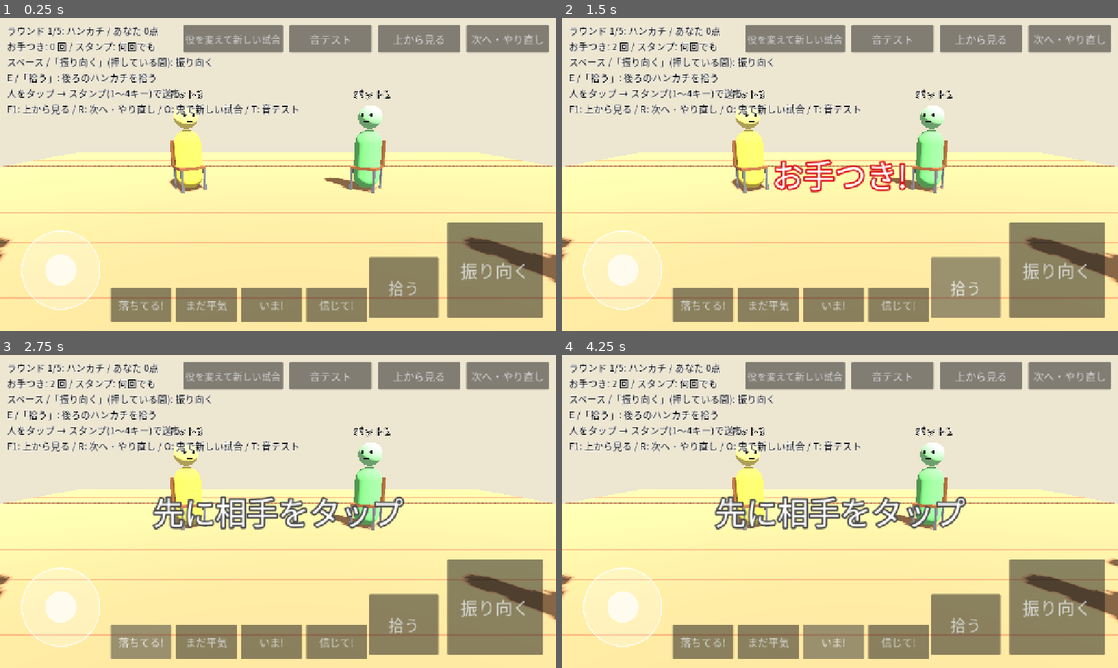
Above: before the commit, frames 1-4 (two rows, left to right).
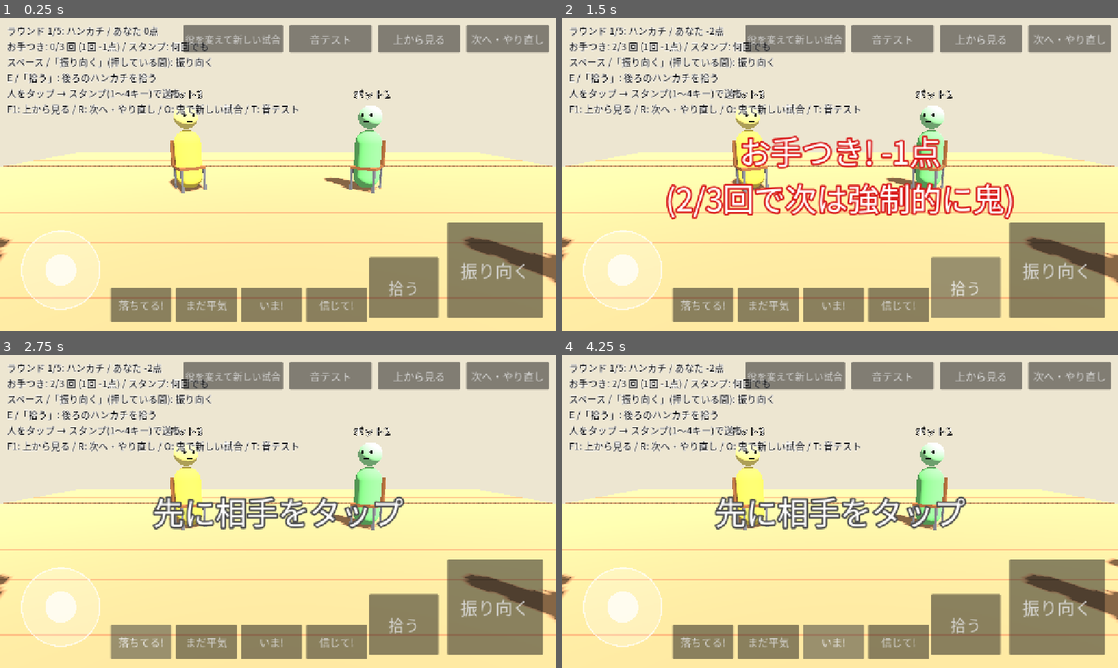
Above: after the commit, the same moments.

Repository: LisaYuumi/ushiro-micha-dame
Game: Godot game, scene res://scenes/main.tscn
Same seed, same stepped clock (60 frames per second), same inputs: the game is played once before the commit and once after it.
Inputs:
- Up to frame 1 (0.25 s): no input
- Up to frame 2 (1.5 s): click "振り向く" at 0.5 s; click "拾う" at 1.25 s
- Up to frame 3 (2.75 s): click "落ちてる!" at 2 s
- Up to frame 4 (4.25 s): click "まだ平気" at 2.75 s; click "いま!" at 3.5 s

The runs differ from the first frame. In frame 1, 0.4% of the frame differs, in the area x 10-38%, y 7-11%; in frame 2, 8.1%, in the area x 10-82%, y 2-65%; in frame 3, 0.5%; in frame 4, 0.5%.

Commit message:
お手つき costs points; three of them make you the next oni
- Each お手つき: -1 point (SCORE_OTETSUKI, easy to make harsher)
- OTETSUKI_LIMIT (3) お手つき in a match force you to be the next oni;
  the count resets once you are; the would-be oni takes your seat
- HUD shows the penalty and the count

Co-Authored-By: Claude Opus 5.5 <noreply@anthropic.com>
Claude-Session: https://claude.ai/code/session_018gGhz8RHTqLMKymXrJnaB4

Diff:
--- a/scripts/core/game_config.gd
+++ b/scripts/core/game_config.gd
@@ -119,6 +119,10 @@
 const SCORE_ONI_SAT := 3
 const SCORE_CHASER_TOUCHED := 3
 const SCORE_MISSED := -2
+## お手つき1回の点数。もっと痛くしたいときは -2 などに
+const SCORE_OTETSUKI := -1
+## この回数お手つきすると、次のラウンドは強制的に鬼(鬼になったら回数は 0 に戻る)
+const OTETSUKI_LIMIT := 3
 
 # --- 落とし物の重さ(重さ 0 = ハンカチ、1 = 教卓) ---
 ## 置く音の大きさ(dB)と、聞こえる距離。重いほど大きく遠くまで
--- a/scripts/core/game_state.gd
+++ b/scripts/core/game_state.gd
@@ -32,7 +32,7 @@
 	var color: Color = Color.WHITE
 	## 振り向いているか(全員から見える)
 	var looking_back: bool = false
-	## お手つきの回数(このステップでは数えるだけ。点数はまだ)
+	## お手つきの回数(試合のあいだ数える。OTETSUKI_LIMIT 回で次のラウンドは強制的に鬼)
 	var otetsuki_count: int = 0
 	## 走る向き(追いかけるとき。長さ 0〜1)
 	var move_dir: Vector3 = Vector3.ZERO
@@ -105,6 +105,8 @@
 var round_index: int = 0
 var scores: Dictionary = {}
 var match_over: bool = false
+## 直前のラウンド切りかえで、お手つきが多くて強制的に鬼になった人(いなければ -1)
+var forced_oni_id: int = -1
 var _round_start_lineup: Array = []
 var _round_start_oni: int = -1
 
@@ -218,7 +220,29 @@
 		"missed":
 			# 気づかなかった人が鬼になり、鬼がその席に入る
 			seat_ids[drop_target_seat] = oni_id
+	# お手つきが多すぎる人は、次のラウンドは強制的に鬼
+	var forced := _too_many_otetsuki()
+	forced_oni_id = forced
+	if forced >= 0:
+		if forced != next_oni:
+			var idx := seat_ids.find(forced)
+			if idx >= 0:
+				# 本来鬼になるはずだった人は、強制的に鬼になる人の席に座る
+				seat_ids[idx] = next_oni
+				next_oni = forced
+		get_actor(forced).otetsuki_count = 0
 	return [seat_ids, next_oni]
+
+
+## お手つきが OTETSUKI_LIMIT 回以上の人(いちばん多い人。いなければ -1)
+func _too_many_otetsuki() -> int:
+	var best := -1
+	var best_count := GameConfig.OTETSUKI_LIMIT - 1
+	for a in actors:
+		if a.otetsuki_count > best_count:
+			best_count = a.otetsuki_count
+			best = a.id
+	return best
 
 
 ## seat_ids[i] の人を席 i に座らせ、oni を鬼にしてラウンドを始める
@@ -329,7 +353,13 @@
 		events.append({"type": "found", "actor": actor_id})
 	else:
 		a.otetsuki_count += 1
-		events.append({"type": "otetsuki", "actor": actor_id})
+		scores[a.id] = scores.get(a.id, 0) + GameConfig.SCORE_OTETSUKI
+		events.append({
+			"type": "otetsuki",
+			"actor": actor_id,
+			"count": a.otetsuki_count,
+			"points": GameConfig.SCORE_OTETSUKI,
+		})
 
 
 ## 後ろのハンカチを拾って立ち上がる。
--- a/scripts/main.gd
+++ b/scripts/main.gd
@@ -121,7 +121,11 @@
 	elif state.phase == GameState.Phase.RESULT:
 		if state.next_round():
 			_refresh_round()
-			hud.show_message("ラウンド %d: %s" % [state.round_index + 1, state.item_name()], Color(0.3, 0.3, 0.3), 1.5)
+			var msg := "ラウンド %d: %s" % [state.round_index + 1, state.item_name()]
+			if state.forced_oni_id >= 0:
+				msg += "\nお手つき%d回で %s が鬼!" % [GameConfig.OTETSUKI_LIMIT,
+						"あなた" if state.forced_oni_id == state.local_player_id else _name(state.forced_oni_id)]
+			hud.show_message(msg, Color(0.3, 0.3, 0.3), 2.0)
 		else:
 			_show_match_result()
 	else:
@@ -193,7 +197,9 @@
 				hud.show_message("4周したので\n次の席で自動で落とす", Color(0.3, 0.3, 0.3), 1.5)
 		"otetsuki":
 			if e["actor"] == me:
-				hud.show_message("お手つき!", Color(0.85, 0.1, 0.1), GameConfig.MESSAGE_TIME)
+				hud.show_message("お手つき! %d点\n(%d/%d回で次は強制的に鬼)" % [e["points"], e["count"], GameConfig.OTETSUKI_LIMIT],
+						Color(0.85, 0.1, 0.1), GameConfig.MESSAGE_TIME)
+				_update_help()
 		"found":
 			if e["actor"] == me:
 				hud.show_message("ハンカチがある!\n「拾う」(E)", Color(0.1, 0.5, 0.9), GameConfig.MESSAGE_TIME)
@@ -258,7 +264,7 @@
 		lines.append("あなたは鬼")
 	var me := state.get_local_player()
 	var left := "何回でも" if me.stamps_left < 0 else "残り %d" % me.stamps_left
-	lines.append("お手つき: %d 回 / スタンプ: %s" % [me.otetsuki_count, left])
+	lines.append("お手つき: %d/%d 回 (1回 %d点) / スタンプ: %s" % [me.otetsuki_count, GameConfig.OTETSUKI_LIMIT, GameConfig.SCORE_OTETSUKI, left])
 	if _stamp_target >= 0:
 		lines.append("スタンプを送る相手: %s" % _name(_stamp_target))
 	if view.is_top_camera():
--- a/tests/smoke_test.gd
+++ b/tests/smoke_test.gd
@@ -44,6 +44,7 @@
 	_test_banana_can_be_dodged()
 	_test_bots_throw_bananas()
 	_test_who_can_see_behind_whom()
+	_test_otetsuki_penalty_and_forced_oni()
 
 	_main = load("res://scenes/main.tscn").instantiate()
 	root.add_child(_main)
@@ -776,6 +777,33 @@
 		_check(seen == n - 3, "見えるのは向かいの %d 人" % (n - 3))
 
 
+func _test_otetsuki_penalty_and_forced_oni() -> void:
+	var s := GameState.new()
+	s.start_match(81)
+	var me := s.get_local_player()
+	var before: int = s.scores[me.id]
+	s.set_looking_back(me.id, true)
+	_check(s.scores[me.id] == before + GameConfig.SCORE_OTETSUKI, "お手つきで %d 点" % GameConfig.SCORE_OTETSUKI)
+	for i in GameConfig.OTETSUKI_LIMIT - 1:
+		s.set_looking_back(me.id, false)
+		s.set_looking_back(me.id, true)
+	s.set_looking_back(me.id, false)
+	_check(me.otetsuki_count == GameConfig.OTETSUKI_LIMIT, "お手つきが %d 回" % GameConfig.OTETSUKI_LIMIT)
+	_run_until(s, "result", 200.0)
+	var loser: int = s.result["loser"]
+	_check(s.next_round(), "(確認用)次のラウンドへ")
+	_check(s.oni_id == me.id, "お手つき %d 回の人が、次は強制的に鬼" % GameConfig.OTETSUKI_LIMIT)
+	_check(s.forced_oni_id == me.id, "強制的に鬼になったことがわかる")
+	_check(me.otetsuki_count == 0, "鬼になったらお手つきの回数は 0 に戻る")
+	if loser != me.id:
+		_check(s.get_actor(loser).role == GameState.Role.SEATED, "本来鬼になるはずだった人は席に座る")
+	var seated := 0
+	for a in s.actors:
+		if a.role == GameState.Role.SEATED:
+			seated += 1
+	_check(seated == GameConfig.SEAT_COUNT, "席は全部うまっている")
+
+
 # --- 道具 ---
 
 func _dropped_state(seed_value: int) -> GameState:
